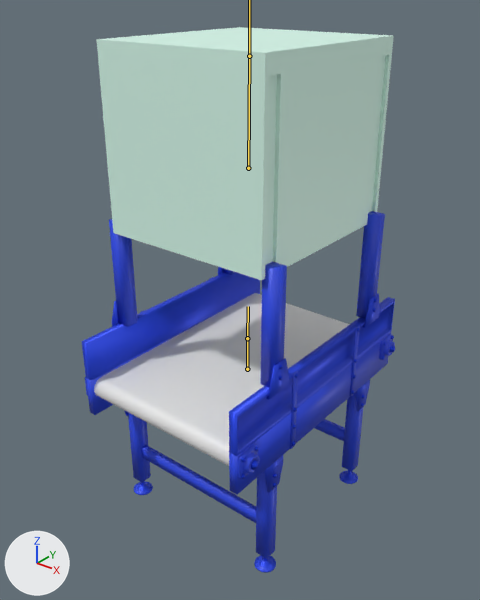
Renders of the FBX model models/conveyor/fbx/transformer.fbx from each side of a commit.
One viewpoint serves both versions: a 50 mm lens placed at (1.367, -1.757, 1.951), pointed at (-0.019, -0.025, 0.877). The lights are fixed; the arrows at lower left show +X, +Y and +Z. The bones that bend it are drawn over the model as lines.

The first picture shows 'Upgrader'.
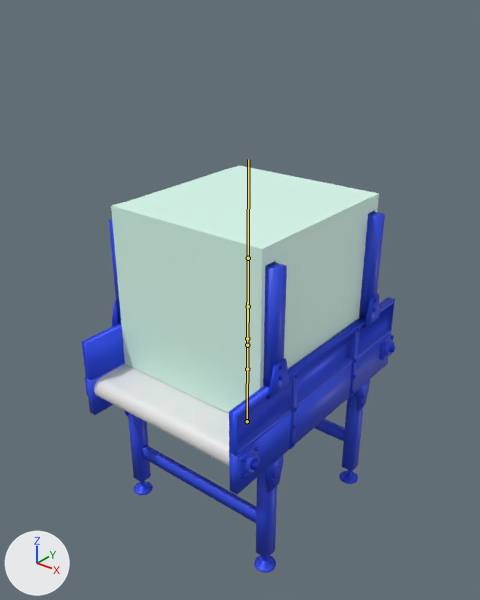
The newer file adds an action. The first version stands in its rest pose; the second is drawn at frame 15 of the action 'Armature|Closing'.

The change, as a diff of the scene's bpy script:
```diff
--- a/models/conveyor/fbx/transformer.fbx.py
+++ b/models/conveyor/fbx/transformer.fbx.py
@@ bone_upgrader @@
 bone_upgrader = bpy.data.objects['Armature'].pose.bones['Upgrader']
-bone_upgrader.location = (0.0, 0.0, 0.0)
+bone_upgrader.location = (0.0, -7.63, 0.0)
```

Changed parts and their boxes (x1, y1, x2, y2) in the pictures (480 x 600 px):
'Upgrader', posed (25% shorter): before (82, 27, 395, 573); after (82, 165, 395, 573)
bone 'Upgrader', root to tip: before (248, 168) to (249, 56); after (247, 421) to (247, 345)
